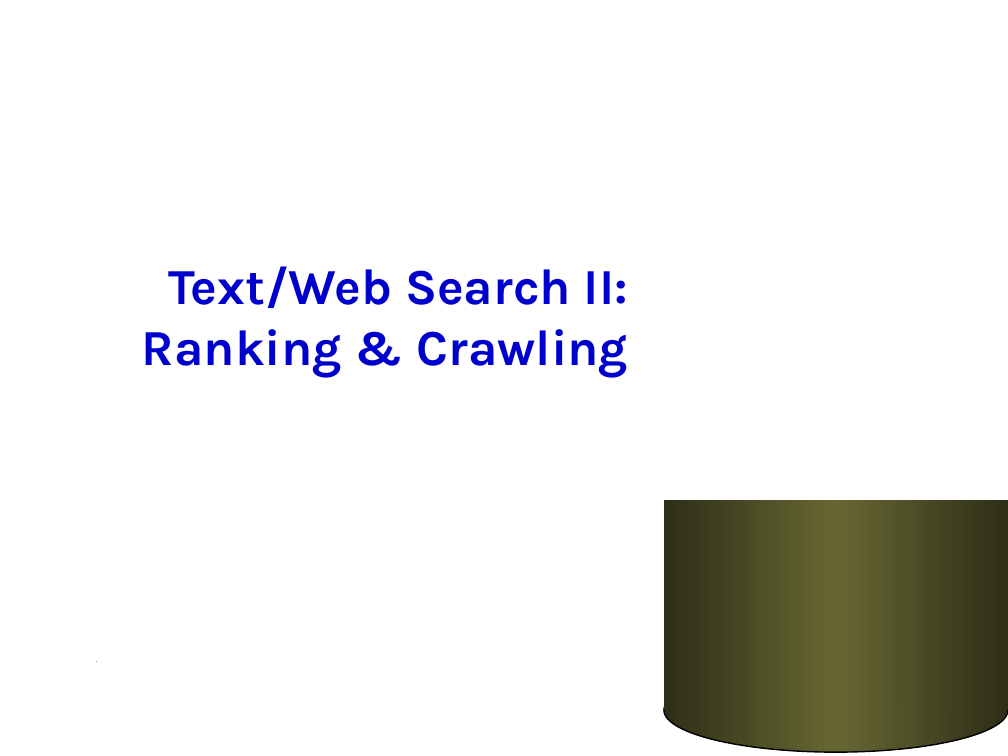
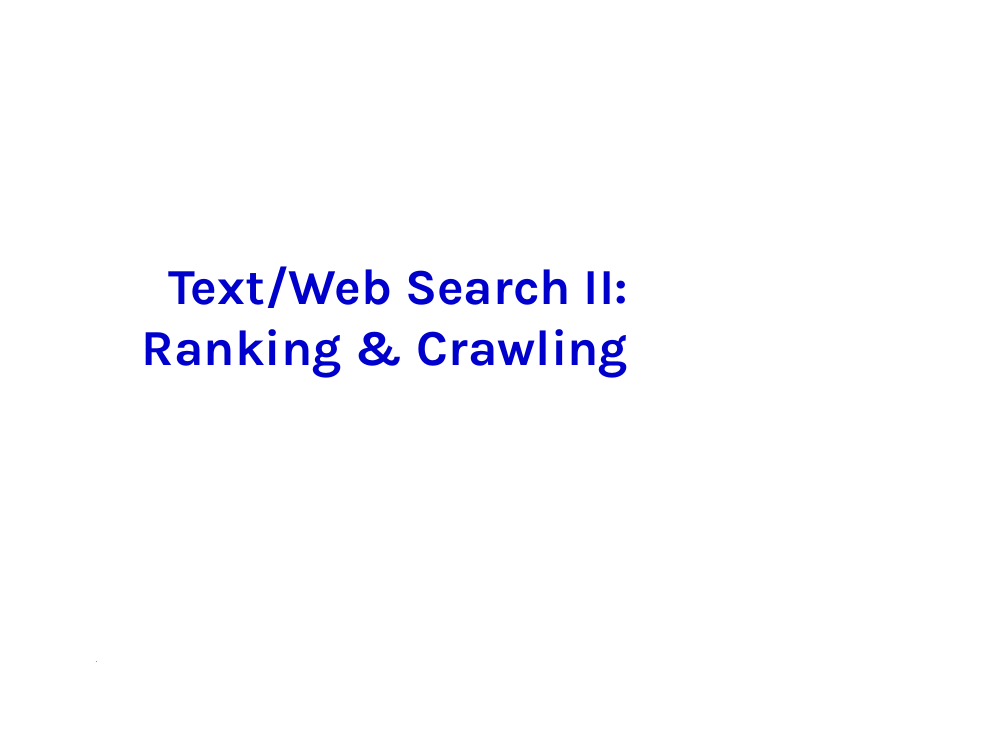
Before and after one commit to jhellerstein/cs186-09, a slide deck: slide 1 of lecs/20-Search2.ppt. Drawn at 1008x756 pixels with LibreOffice and Linux fonts; fonts in the diff are those of the drawing; background and template pictures are left out. Boxes give left, top, right and bottom in pixels: in the first picture for what was removed or moved away, otherwise in the second. Text is boxed around its words. In the diff, an @@ line names an element or a change of style, - is before the commit and + after.

```diff
--- a/lecs/20-Search2.ppt
+++ b/lecs/20-Search2.ppt
@@ rectangle removed at bbox=[664, 500, 1008, 710] @@
@@ ellipse removed at bbox=[664, 668, 1008, 752] @@
```
Also in this commit, not shown: 22 other slides changed, 1 other file.
